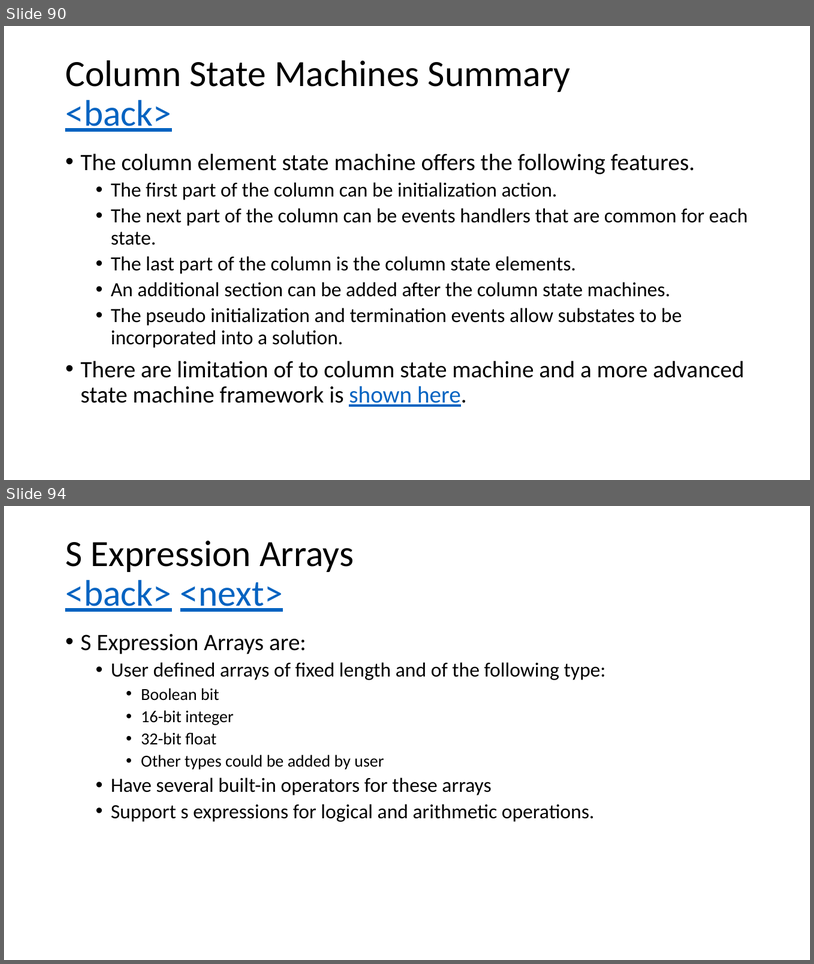
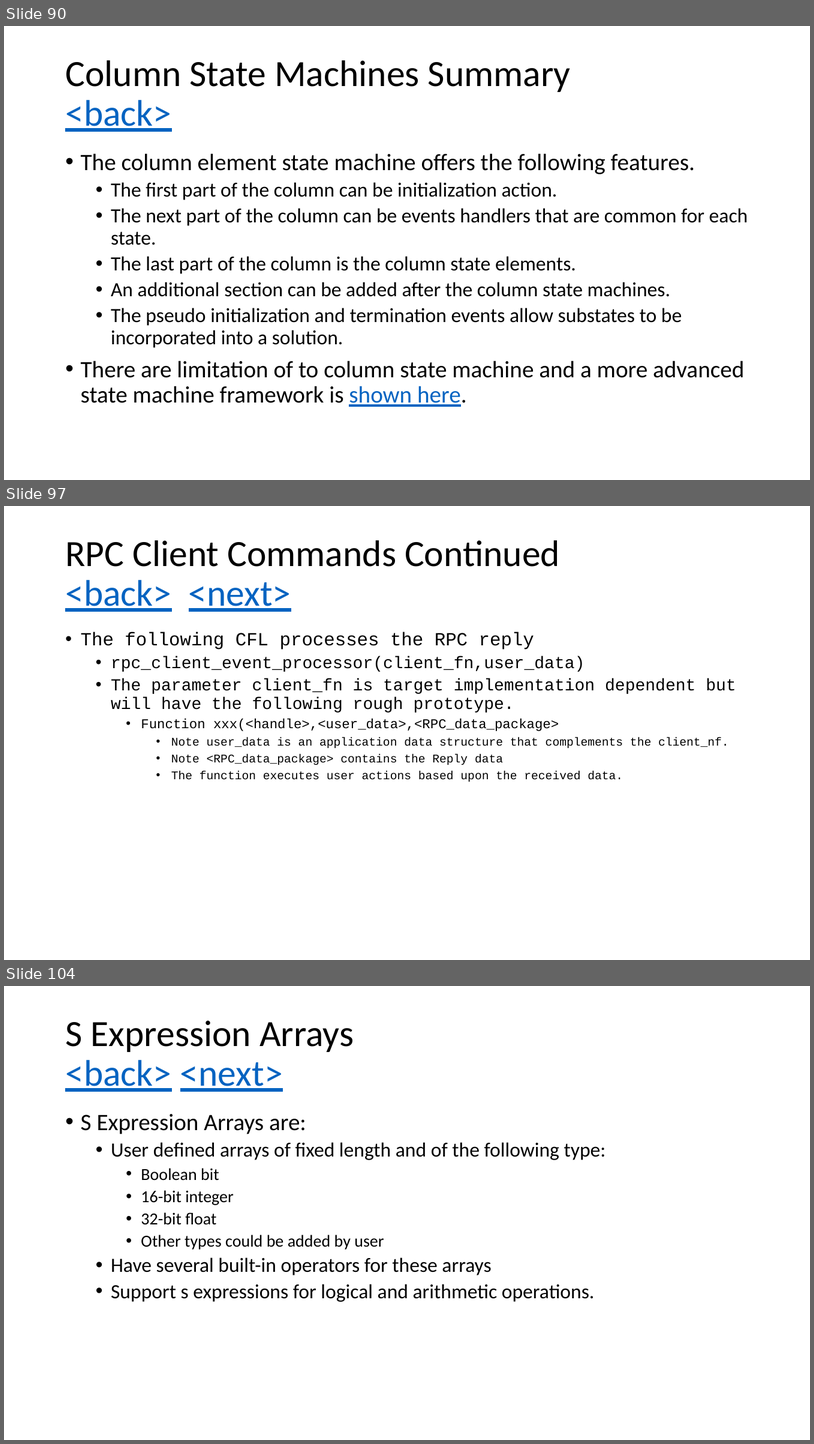
Before and after one commit to glenn-edgar/CFL, a slide deck: documentation/CFL_Documentation.pptx. Shown one above the other, each under a label of ours: slides 90 and 94 before the commit, slides 90, 97 and 104 after it; the slides between them are not shown. The pictures are 814x964 and 814x1444 pixels, drawn with LibreOffice and Linux fonts; fonts in the diff are those of the drawing. Boxes give left, top, right and bottom in pixels: in the first picture for what was removed or moved away, otherwise in the second. Text is boxed around its words. In the diff, an @@ line names an element or a change of style, - is before the commit and + after.

```diff
--- a/documentation/CFL_Documentation.pptx
+++ b/documentation/CFL_Documentation.pptx
@@ slide 97 added at (x1=4, y1=506, x2=810, y2=960), background #FFFFFF @@
@@ title added at (x1=65, y1=540, x2=560, y2=612), 44 pt, text #000000 @@
+RPC Client Commands Continued
+<back> <next>
@@ text added at (x1=81, y1=632, x2=736, y2=781), 14 pt, text #000000 @@
+• The following CFL processes the RPC reply
+  • rpc_client_event_processor(client_fn,user_data)
+  • The parameter client_fn is target implementation dependent but will have the following rough prototype.
+    • Function xxx(<handle>,<user_data>,<RPC_data_package>
+      • Note user_data is an application data structure that complements the client_nf.
+      • Note <RPC_data_package> contains the Reply data
+      • The function executes user actions based upon the received data.
@@ what was slide 94 is now slide 104 @@
```
Also in this commit, not shown: 12 slides changed, 89 other slides added, 2 slides removed, 9 other files.
